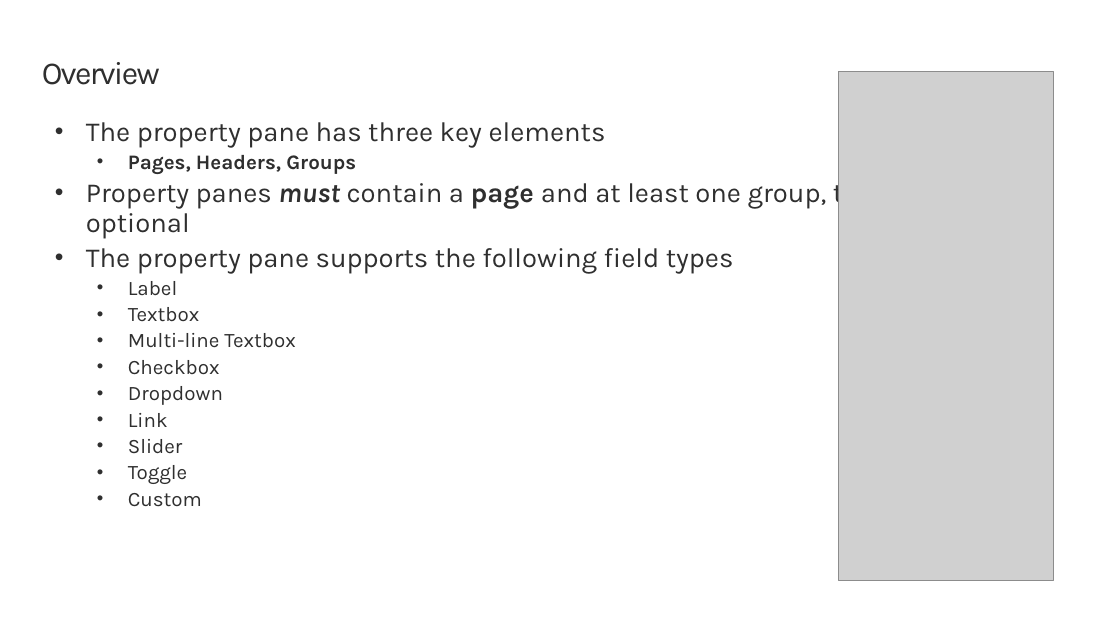
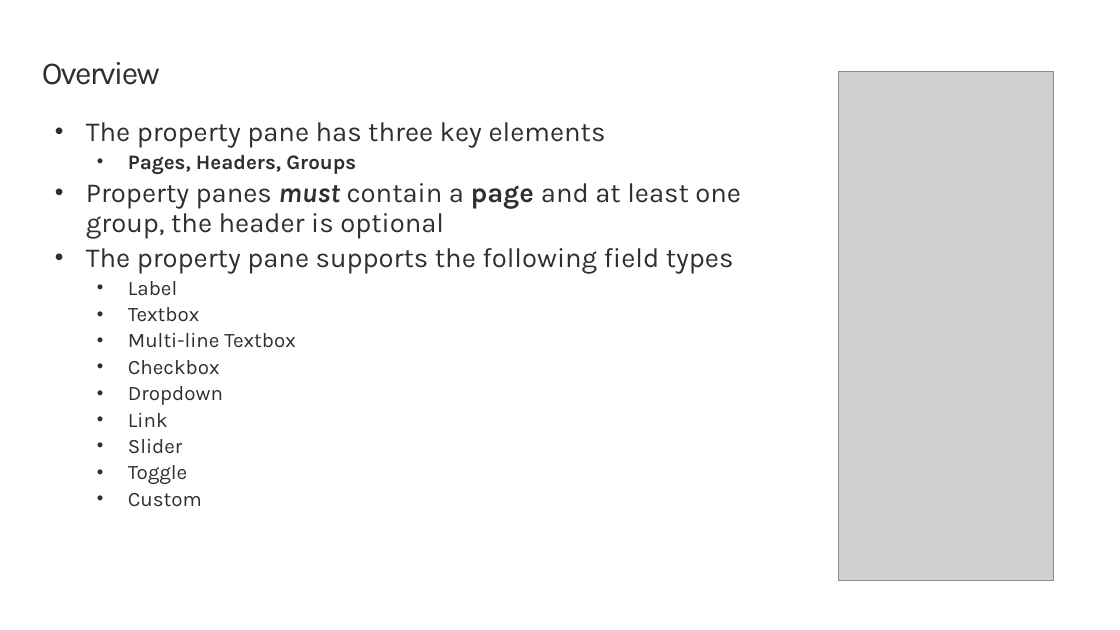
Before and after one commit to SharePoint/sp-dev-training-spfx-webpart-proppane, a slide deck: slide 3 of 01 intro.pptx. Drawn at 1120x630 pixels with LibreOffice and Linux fonts; fonts in the diff are those of the drawing; grey boxes stand for pictures; background and template pictures are left out. Boxes give left, top, right and bottom in pixels: in the first picture for what was removed or moved away, otherwise in the second. Text is boxed around its words. In the diff, an @@ line names an element or a change of style, - is before the commit and + after.

```diff
--- a/01 intro.pptx
+++ b/01 intro.pptx
@@ text "The property pane has three ..." rewrapped from (86, 122, 874, 507) to (86, 122, 741, 507) @@
```
Also in this commit, not shown: 1 other slide changed.
